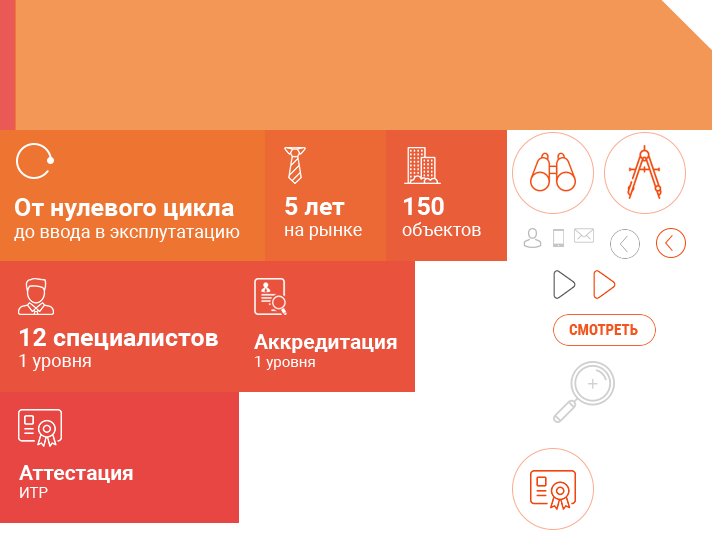
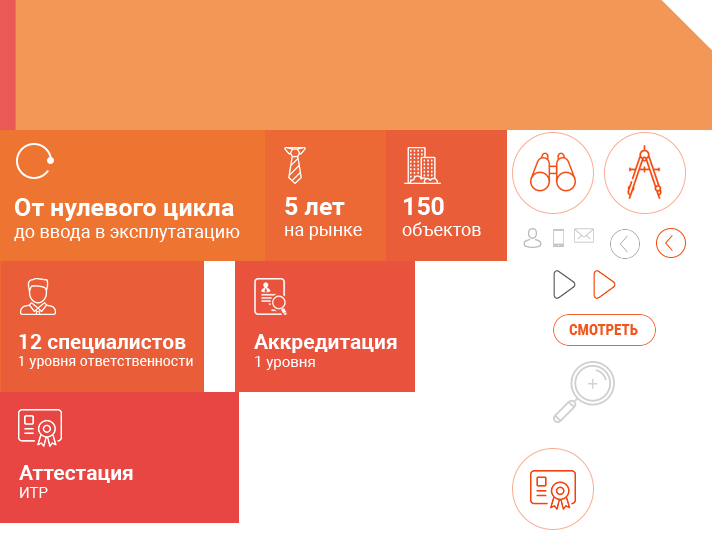
Layers edited between the first and the second 720x540 image:
renamed "Layer 5" to "Layer 19", painted on it over [0, 261, 235, 392]
